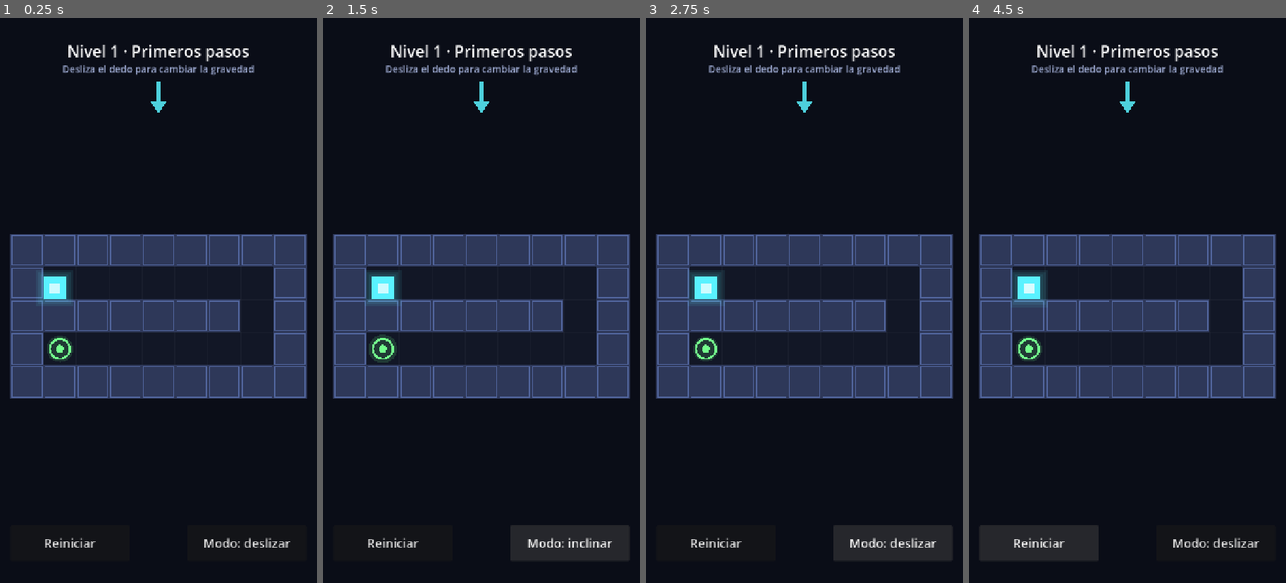
Above: before the commit, frames 1-4 (left to right).
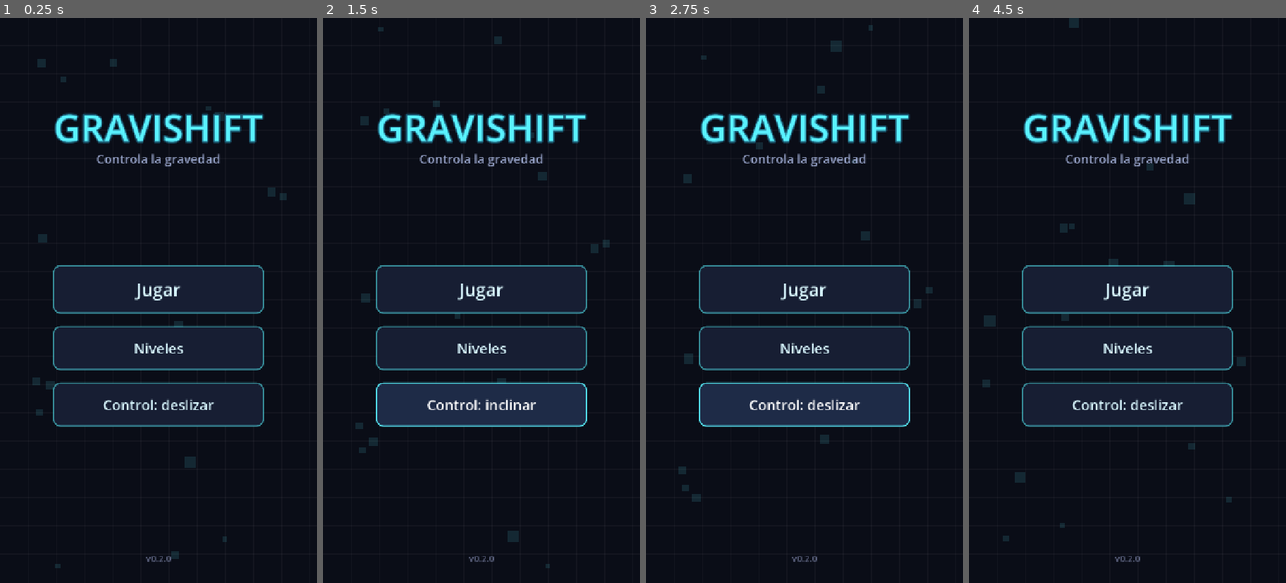
Above: after the commit, the same moments.

Repository: JoseBaena97/GraviShift
Game: Godot game, scene res://scenes/menu.tscn
Two runs of this game, one before a commit and one after it. Both use one fixed random seed, a clock stepped at 60 frames per second and the inputs below. Before the commit the project starts from res://scenes/main.tscn.
Inputs (mouse positions are in pixels of both pictures, inside the frame that each line leads up to):
- Up to frame 1 (0.25 s): no input
- Up to frame 2 (1.5 s): click (392, 543) at 0.5 s, where only the run before the commit has a clickable "Reiniciar"; click "Modo: deslizar" (after the commit: "Control: deslizar") at 1.25 s
- Up to frame 3 (2.75 s): click "Modo: inclinar" (after the commit: "Control: inclinar") at 2 s
- Up to frame 4 (4.5 s): click (1127, 345) at 2.75 s, where only the run after the commit has a clickable "Niveles"; click (1051, 277) at 3.5 s, where only the run after the commit has a clickable "1"; click (1026, 543) at 4.25 s, where only the run after the commit has a clickable "Menú"

The runs differ from the first frame. In frame 1, 27% of the frame differs, in the area x 3-97%, y 4-98%; in frame 2, 27%; in frame 3, 27%; in frame 4, 29%, in the area x 3-97%, y 0-97%.

Commit message:
Prototipo inicial de GraviShift
Juego de puzles 2D para Android (Godot 4.7) en el que se guía un cubo
de energía hasta la salida cambiando la dirección de la gravedad.

- Gravedad global del espacio físico, controlada deslizando el dedo,
  inclinando el móvil (sensor de gravedad/acelerómetro) o con el teclado
- Cinco niveles definidos como mapas de texto, con paredes fusionadas
  en rectángulos para evitar enganches en las juntas
- Menú principal, selector de niveles y guardado del progreso
- HUD adaptado al área segura (cámara frontal y barra de gestos)
- Script de validación que resuelve cada nivel mediante BFS

Diff:
--- a/project.godot
+++ b/project.godot
@@ -16,9 +16,15 @@
 
 config/name="GraviShift"
 config/description="Puzles de gravedad: guía el cubo de energía hasta la salida."
-run/main_scene="res://scenes/main.tscn"
+run/main_scene="res://scenes/menu.tscn"
+config/version="0.2.0"
 config/features=PackedStringArray("4.7", "Mobile")
+config/quit_on_go_back=false
 boot_splash/bg_color=Color(0.04, 0.05, 0.09, 1)
+
+[autoload]
+
+Game="*res://scripts/game.gd"
 
 [display]
 
@@ -30,9 +36,15 @@
 window/stretch/aspect="expand"
 window/handheld/orientation=1
 
+[gui]
+
+theme/custom="res://ui/theme.tres"
+
 [input_devices]
 
 pointing/emulate_touch_from_mouse=true
+sensors/enable_accelerometer=true
+sensors/enable_gravity=true
 
 [physics]
 
--- a/scenes/main.tscn
+++ b/scenes/main.tscn
@@ -18,7 +18,12 @@
 
 [node name="HUD" type="CanvasLayer" parent="."]
 
-[node name="LevelLabel" type="Label" parent="HUD"]
+[node name="TopBar" type="Control" parent="HUD"]
+anchor_right = 1.0
+offset_bottom = 230.0
+mouse_filter = 2
+
+[node name="LevelLabel" type="Label" parent="HUD/TopBar"]
 anchor_right = 1.0
 offset_top = 50.0
 offset_bottom = 100.0
@@ -26,7 +31,7 @@
 text = "Nivel 1"
 horizontal_alignment = 1
 
-[node name="HintLabel" type="Label" parent="HUD"]
+[node name="HintLabel" type="Label" parent="HUD/TopBar"]
 anchor_right = 1.0
 offset_top = 100.0
 offset_bottom = 135.0
@@ -34,7 +39,7 @@
 theme_override_font_sizes/font_size = 22
 horizontal_alignment = 1
 
-[node name="GravityArrow" type="Control" parent="HUD"]
+[node name="GravityArrow" type="Control" parent="HUD/TopBar"]
 anchor_left = 0.5
 anchor_right = 0.5
 offset_left = -45.0
@@ -56,29 +61,35 @@
 horizontal_alignment = 1
 vertical_alignment = 1
 
-[node name="RestartButton" type="Button" parent="HUD"]
+[node name="Buttons" type="HBoxContainer" parent="HUD"]
 anchor_top = 1.0
+anchor_right = 1.0
 anchor_bottom = 1.0
 offset_left = 24.0
 offset_top = -130.0
-offset_right = 294.0
+offset_right = -24.0
 offset_bottom = -50.0
+mouse_filter = 2
+theme_override_constants/separation = 12
+
+[node name="MenuButton" type="Button" parent="HUD/Buttons"]
+size_flags_horizontal = 3
 focus_mode = 0
-theme_override_font_sizes/font_size = 28
+theme_override_font_sizes/font_size = 26
+text = "Menú"
+
+[node name="RestartButton" type="Button" parent="HUD/Buttons"]
+size_flags_horizontal = 3
+focus_mode = 0
+theme_override_font_sizes/font_size = 26
 text = "Reiniciar"
 
-[node name="ModeButton" type="Button" parent="HUD"]
-anchor_left = 1.0
-anchor_top = 1.0
-anchor_right = 1.0
-anchor_bottom = 1.0
-offset_left = -294.0
-offset_top = -130.0
-offset_right = -24.0
-offset_bottom = -50.0
+[node name="ModeButton" type="Button" parent="HUD/Buttons"]
+size_flags_horizontal = 3
 focus_mode = 0
-theme_override_font_sizes/font_size = 28
-text = "Modo: deslizar"
+theme_override_font_sizes/font_size = 26
+text = "Deslizar"
 
-[connection signal="pressed" from="HUD/RestartButton" to="." method="_on_restart_pressed"]
-[connection signal="pressed" from="HUD/ModeButton" to="." method="_on_mode_pressed"]
+[connection signal="pressed" from="HUD/Buttons/MenuButton" to="." method="_on_menu_pressed"]
+[connection signal="pressed" from="HUD/Buttons/RestartButton" to="." method="_on_restart_pressed"]
+[connection signal="pressed" from="HUD/Buttons/ModeButton" to="." method="_on_mode_pressed"]
--- /dev/null
+++ b/scenes/menu.tscn
@@ -0,0 +1,104 @@
+[gd_scene load_steps=2 format=3]
+
+[ext_resource type="Script" path="res://scripts/menu.gd" id="1_menu"]
+
+[node name="Menu" type="Control"]
+anchors_preset = 15
+anchor_right = 1.0
+anchor_bottom = 1.0
+grow_horizontal = 2
+grow_vertical = 2
+script = ExtResource("1_menu")
+
+[node name="Title" type="Label" parent="."]
+anchor_right = 1.0
+offset_top = 190.0
+offset_bottom = 300.0
+theme_override_colors/font_color = Color(0.35, 0.95, 1, 1)
+theme_override_colors/font_outline_color = Color(0.1, 0.35, 0.45, 1)
+theme_override_constants/outline_size = 12
+theme_override_font_sizes/font_size = 84
+text = "GRAVISHIFT"
+horizontal_alignment = 1
+vertical_alignment = 1
+
+[node name="Subtitle" type="Label" parent="."]
+anchor_right = 1.0
+offset_top = 300.0
+offset_bottom = 350.0
+theme_override_colors/font_color = Color(0.6, 0.65, 0.8, 1)
+theme_override_font_sizes/font_size = 28
+text = "Controla la gravedad"
+horizontal_alignment = 1
+
+[node name="MainPanel" type="VBoxContainer" parent="."]
+anchor_left = 0.5
+anchor_top = 0.5
+anchor_right = 0.5
+anchor_bottom = 0.5
+offset_left = -240.0
+offset_top = -80.0
+offset_right = 240.0
+offset_bottom = 300.0
+theme_override_constants/separation = 28
+
+[node name="PlayButton" type="Button" parent="MainPanel"]
+custom_minimum_size = Vector2(0, 110)
+focus_mode = 0
+theme_override_font_sizes/font_size = 40
+text = "Jugar"
+
+[node name="LevelsButton" type="Button" parent="MainPanel"]
+custom_minimum_size = Vector2(0, 100)
+focus_mode = 0
+text = "Niveles"
+
+[node name="ModeButton" type="Button" parent="MainPanel"]
+custom_minimum_size = Vector2(0, 100)
+focus_mode = 0
+text = "Control: deslizar"
+
+[node name="LevelsPanel" type="VBoxContainer" parent="."]
+visible = false
+anchor_left = 0.5
+anchor_top = 0.5
+anchor_right = 0.5
+anchor_bottom = 0.5
+offset_left = -260.0
+offset_top = -220.0
+offset_right = 260.0
+offset_bottom = 460.0
+theme_override_constants/separation = 36
+
+[node name="LevelsTitle" type="Label" parent="LevelsPanel"]
+theme_override_font_sizes/font_size = 40
+text = "Niveles"
+horizontal_alignment = 1
+
+[node name="LevelGrid" type="GridContainer" parent="LevelsPanel"]
+size_flags_horizontal = 4
+theme_override_constants/h_separation = 24
+theme_override_constants/v_separation = 24
+columns = 3
+
+[node name="BackButton" type="Button" parent="LevelsPanel"]
+custom_minimum_size = Vector2(280, 100)
+size_flags_horizontal = 4
+focus_mode = 0
+text = "Volver"
+
+[node name="VersionLabel" type="Label" parent="."]
+anchor_top = 1.0
+anchor_right = 1.0
+anchor_bottom = 1.0
+offset_top = -70.0
+offset_bottom = -30.0
+theme_override_colors/font_color = Color(0.4, 0.43, 0.55, 1)
+theme_override_font_sizes/font_size = 20
+text = "v0.2.0"
+horizontal_alignment = 1
+
+[connection signal="pressed" from="MainPanel/PlayButton" to="." method="_on_play_pressed"]
+[connection signal="pressed" from="MainPanel/LevelsButton" to="." method="_on_levels_pressed"]
+[connection signal="pressed" from="MainPanel/ModeButton" to="." method="_on_mode_pressed"]
+[connection signal="pressed" from="LevelsPanel/BackButton" to="." method="_on_back_pressed"]
--- /dev/null
+++ b/scripts/game.gd
@@ -0,0 +1,88 @@
+extends Node
+
+## Estado global que sobrevive a los cambios de escena: progreso, opciones
+## y nivel seleccionado. Registrado como autoload "Game" en project.godot.
+
+const SAVE_PATH := "user://save.cfg"
+const MENU_SCENE := "res://scenes/menu.tscn"
+const GAME_SCENE := "res://scenes/main.tscn"
+
+var completed_levels := 0  # Los niveles 0..completed_levels-1 están superados.
+var tilt_mode := false
+var current_level := 0
+
+
+func _ready() -> void:
+	load_progress()
+
+
+func level_count() -> int:
+	return Levels.DATA.size()
+
+
+func is_unlocked(index: int) -> bool:
+	return index <= completed_levels
+
+
+func is_completed(index: int) -> bool:
+	return index < completed_levels
+
+
+## Primer nivel sin superar, o el último si ya se han superado todos.
+func next_level_to_play() -> int:
+	return mini(completed_levels, level_count() - 1)
+
+
+func complete_level(index: int) -> void:
+	completed_levels = maxi(completed_levels, index + 1)
+	save_progress()
+
+
+func set_tilt_mode(enabled: bool) -> void:
+	tilt_mode = enabled
+	save_progress()
+
+
+func start_level(index: int) -> void:
+	current_level = index
+	get_tree().change_scene_to_file(GAME_SCENE)
+
+
+func go_to_menu() -> void:
+	get_tree().change_scene_to_file(MENU_SCENE)
+
+
+## Espacio que ocupan arriba la cámara frontal / muesca y abajo la barra de
+## gestos, en unidades del viewport: Vector2(arriba, abajo).
+## En escritorio devuelve cero: allí el "área segura" excluye la barra de
+## tareas y no tiene nada que ver con la ventana del juego.
+func safe_area_insets() -> Vector2:
+	if not OS.has_feature("mobile"):
+		return Vector2.ZERO
+	var safe := DisplayServer.get_display_safe_area()
+	var window := DisplayServer.window_get_size()
+	if window.y == 0:
+		return Vector2.ZERO
+	# Píxeles físicos -> unidades del viewport (el juego se escala para
+	# encajar en la pantalla, ver display/window/stretch).
+	var scale := get_viewport().get_visible_rect().size.y / window.y
+	return Vector2(safe.position.y, window.y - safe.end.y) * scale
+
+
+# --- Guardado ----------------------------------------------------------------
+# ConfigFile guarda un .ini sencillo en user://, que en Android es la carpeta
+# privada de la app (se borra al desinstalar).
+
+func save_progress() -> void:
+	var config := ConfigFile.new()
+	config.set_value("progress", "completed_levels", completed_levels)
+	config.set_value("options", "tilt_mode", tilt_mode)
+	config.save(SAVE_PATH)
+
+
+func load_progress() -> void:
+	var config := ConfigFile.new()
+	if config.load(SAVE_PATH) != OK:
+		return  # Primera partida.
+	completed_levels = clampi(config.get_value("progress", "completed_levels", 0), 0, level_count())
+	tilt_mode = config.get_value("options", "tilt_mode", false)
--- a/scripts/main.gd
+++ b/scripts/main.gd
@@ -18,16 +18,18 @@
 @onready var level: Level = $Level
 @onready var cube: Cube = $Cube
 @onready var camera: Camera2D = $Camera2D
-@onready var level_label: Label = $HUD/LevelLabel
-@onready var hint_label: Label = $HUD/HintLabel
-@onready var gravity_arrow: GravityArrow = $HUD/GravityArrow
+@onready var top_bar: Control = $HUD/TopBar
+@onready var level_label: Label = $HUD/TopBar/LevelLabel
+@onready var hint_label: Label = $HUD/TopBar/HintLabel
+@onready var gravity_arrow: GravityArrow = $HUD/TopBar/GravityArrow
 @onready var message_label: Label = $HUD/MessageLabel
-@onready var mode_button: Button = $HUD/ModeButton
+@onready var buttons: Control = $HUD/Buttons
+@onready var mode_button: Button = $HUD/Buttons/ModeButton
 
 var current_level := 0
 var gravity_dir := Vector2.DOWN
-var tilt_mode := false
-
+
+var _insets := Vector2.ZERO  # Área segura (arriba, abajo), ver Game.safe_area_insets().
 var _swipe_start := Vector2.ZERO
 var _swiping := false
 var _busy := false  # true mientras se gana, se muere o se carga un nivel.
@@ -36,19 +38,21 @@
 func _ready() -> void:
 	level.exit_reached.connect(_on_exit_reached)
 	level.hazard_touched.connect(_on_hazard_touched)
-	get_viewport().size_changed.connect(_fit_camera)
+	get_viewport().size_changed.connect(_apply_safe_area)
+	_apply_safe_area()
 	_update_mode_button()
-	load_level(0)
+	load_level(Game.current_level)
 
 
 func load_level(index: int) -> void:
 	_busy = true
 	current_level = index
+	Game.current_level = index
 	var data: Dictionary = Levels.DATA[index]
 	level.build(data["map"])
 	_fit_camera()
 	level_label.text = "Nivel %d · %s" % [index + 1, data["name"]]
-	hint_label.text = data["hint"]
+	hint_label.text = _hint_for(data)
 	message_label.hide()
 	set_gravity(Vector2.DOWN)
 	cube.teleport(level.to_global(level.start_position))
@@ -62,6 +66,13 @@
 	_busy = false
 
 
+func _hint_for(data: Dictionary) -> String:
+	# La pista del primer nivel depende del modo de control elegido.
+	if current_level == 0 and Game.tilt_mode:
+		return "Inclina el móvil para cambiar la gravedad"
+	return data["hint"]
+
+
 func set_gravity(direction: Vector2) -> void:
 	gravity_dir = direction.normalized()
 	# Cambia la gravedad de todo el espacio físico; la magnitud viene de
@@ -72,6 +83,12 @@
 
 
 # --- Entrada -----------------------------------------------------------------
+
+func _notification(what: int) -> void:
+	# Botón "atrás" de Android.
+	if what == NOTIFICATION_WM_GO_BACK_REQUEST:
+		Game.go_to_menu()
+
 
 func _unhandled_input(event: InputEvent) -> void:
 	if event is InputEventScreenTouch:
@@ -81,7 +98,7 @@
 		var delta: Vector2 = event.position - _swipe_start
 		if delta.length() >= SWIPE_MIN_DISTANCE:
 			_swiping = false  # Un gesto = un cambio de gravedad.
-			if not tilt_mode:
+			if not Game.tilt_mode:
 				set_gravity(_snap_to_axis(delta))
 	elif event is InputEventKey and event.pressed and not event.echo:
 		# Teclado: para probar en el PC.
@@ -98,12 +115,18 @@
 				_on_restart_pressed()
 			KEY_T:
 				_on_mode_pressed()
+			KEY_ESCAPE:
+				Game.go_to_menu()
 
 
 func _physics_process(delta: float) -> void:
-	if not tilt_mode:
-		return
+	if not Game.tilt_mode:
+		return
+	# El sensor de gravedad ya filtra los movimientos bruscos; si el móvil no
+	# lo tiene, usamos el acelerómetro, que da la misma lectura pero con ruido.
 	var g := Input.get_gravity()
+	if g.is_zero_approx():
+		g = Input.get_accelerometer()
 	var target := Vector2(g.x, -g.y) * TILT_SIGN  # El eje Y del sensor apunta hacia arriba.
 	if target.length() < TILT_DEADZONE:
 		return
@@ -125,11 +148,15 @@
 		return
 	_busy = true
 	cube.hide()
-	var last := current_level == Levels.DATA.size() - 1
+	Game.complete_level(current_level)
+	var last := current_level == Game.level_count() - 1
 	message_label.text = "¡Has completado\ntodos los niveles!" if last else "¡Nivel completado!"
 	message_label.show()
 	await get_tree().create_timer(2.5 if last else 1.2).timeout
-	load_level(0 if last else current_level + 1)
+	if last:
+		Game.go_to_menu()
+	else:
+		load_level(current_level + 1)
 
 
 func _on_hazard_touched() -> void:
@@ -146,26 +173,43 @@
 		load_level(current_level)
 
 
+func _on_menu_pressed() -> void:
+	Game.go_to_menu()
+
+
 func _on_mode_pressed() -> void:
-	tilt_mode = not tilt_mode
-	if not tilt_mode:
+	Game.set_tilt_mode(not Game.tilt_mode)
+	if not Game.tilt_mode:
 		set_gravity(_snap_to_axis(gravity_dir))
 	_update_mode_button()
+	hint_label.text = _hint_for(Levels.DATA[current_level])
 
 
 func _update_mode_button() -> void:
-	mode_button.text = "Modo: inclinar" if tilt_mode else "Modo: deslizar"
-
-
-# --- Cámara ------------------------------------------------------------------
+	mode_button.text = "Inclinar" if Game.tilt_mode else "Deslizar"
+
+
+# --- Cámara y área segura ----------------------------------------------------
+
+## Aparta el HUD de la cámara frontal y de la barra de gestos.
+func _apply_safe_area() -> void:
+	_insets = Game.safe_area_insets()
+	top_bar.offset_top = _insets.x
+	top_bar.offset_bottom = HUD_TOP + _insets.x
+	buttons.offset_top = -130.0 - _insets.y
+	buttons.offset_bottom = -50.0 - _insets.y
+	_fit_camera()
+
 
 ## Encaja el nivel en el hueco que deja libre el HUD, sea cual sea la pantalla.
 func _fit_camera() -> void:
 	var view := get_viewport_rect().size
-	var available := view - Vector2(SIDE_MARGIN * 2, HUD_TOP + HUD_BOTTOM)
+	var hud_top := HUD_TOP + _insets.x
+	var hud_bottom := HUD_BOTTOM + _insets.y
+	var available := view - Vector2(SIDE_MARGIN * 2, hud_top + hud_bottom)
 	var level_size := level.pixel_size()
 	var zoom := minf(MAX_ZOOM, minf(available.x / level_size.x, available.y / level_size.y))
 	camera.zoom = Vector2(zoom, zoom)
 	# El hueco libre no está centrado verticalmente (el HUD de arriba es más
 	# alto), así que desplazamos la cámara para compensar.
-	camera.position = level_size / 2 - Vector2(0, (HUD_TOP - HUD_BOTTOM) / 2) / zoom
+	camera.position = level_size / 2 - Vector2(0, (hud_top - hud_bottom) / 2) / zoom
--- /dev/null
+++ b/scripts/menu.gd
@@ -0,0 +1,139 @@
+extends Control
+
+## Menú principal y selector de niveles.
+
+const LEVEL_BUTTON_SIZE := Vector2(150, 150)
+const COMPLETED_COLOR := Color(0.45, 1.0, 0.55)
+const PARTICLE_COLOR := Color(0.35, 0.95, 1.0, 0.12)
+const GRID_COLOR := Color(1, 1, 1, 0.035)
+const GRID_STEP := 64.0
+
+## Fondo decorativo: cubos que caen y cuya gravedad gira cada pocos segundos.
+const PARTICLE_COUNT := 18
+const GRAVITY_CHANGE_INTERVAL := 3.0
+
+@onready var main_panel: Control = $MainPanel
+@onready var levels_panel: Control = $LevelsPanel
+@onready var play_button: Button = $MainPanel/PlayButton
+@onready var mode_button: Button = $MainPanel/ModeButton
+@onready var level_grid: GridContainer = $LevelsPanel/LevelGrid
+@onready var version_label: Label = $VersionLabel
+
+var _particles: Array[Vector2] = []
+var _particle_speeds: Array[float] = []
+var _particle_gravity := Vector2.DOWN
+var _gravity_timer := 0.0
+
+
+func _ready() -> void:
+	version_label.text = "v%s" % ProjectSettings.get_setting("application/config/version")
+	_update_play_button()
+	_update_mode_button()
+	_build_level_grid()
+	_show_levels(false)
+
+	var area := get_viewport_rect().size
+	for i in PARTICLE_COUNT:
+		_particles.append(Vector2(randf() * area.x, randf() * area.y))
+		_particle_speeds.append(randf_range(40.0, 140.0))
+
+
+func _notification(what: int) -> void:
+	# Botón "atrás" de Android.
+	if what == NOTIFICATION_WM_GO_BACK_REQUEST:
+		_go_back()
+
+
+func _unhandled_input(event: InputEvent) -> void:
+	if event is InputEventKey and event.pressed and event.keycode == KEY_ESCAPE:
+		_go_back()
+
+
+func _go_back() -> void:
+	if levels_panel.visible:
+		_show_levels(false)
+	else:
+		get_tree().quit()
+
+
+func _show_levels(open: bool) -> void:
+	levels_panel.visible = open
+	main_panel.visible = not open
+
+
+func _update_play_button() -> void:
+	var done := Game.completed_levels
+	if done == 0 or done >= Game.level_count():
+		play_button.text = "Jugar"
+	else:
+		play_button.text = "Continuar · Nivel %d" % (done + 1)
+
+
+func _update_mode_button() -> void:
+	mode_button.text = "Control: inclinar" if Game.tilt_mode else "Control: deslizar"
+
+
+func _build_level_grid() -> void:
+	for child in level_grid.get_children():
+		child.queue_free()
+	for i in Game.level_count():
+		var button := Button.new()
+		button.custom_minimum_size = LEVEL_BUTTON_SIZE
+		button.text = str(i + 1)
+		button.focus_mode = Control.FOCUS_NONE
+		button.add_theme_font_size_override("font_size", 52)
+		button.disabled = not Game.is_unlocked(i)
+		if Game.is_completed(i):
+			button.add_theme_color_override("font_color", COMPLETED_COLOR)
+		button.pressed.connect(Game.start_level.bind(i))
+		level_grid.add_child(button)
+
+
+func _on_play_pressed() -> void:
+	# Si ya se han superado todos, se empieza desde el primero.
+	var all_done := Game.completed_levels >= Game.level_count()
+	Game.start_level(0 if all_done else Game.next_level_to_play())
+
+
+func _on_levels_pressed() -> void:
+	_show_levels(true)
+
+
+func _on_back_pressed() -> void:
+	_show_levels(false)
+
+
+func _on_mode_pressed() -> void:
+	Game.set_tilt_mode(not Game.tilt_mode)
+	_update_mode_button()
+
+
+# --- Fondo animado -----------------------------------------------------------
+
+func _process(delta: float) -> void:
+	_gravity_timer += delta
+	if _gravity_timer >= GRAVITY_CHANGE_INTERVAL:
+		_gravity_timer = 0.0
+		var turn := PI / 2 if randf() < 0.5 else -PI / 2
+		_particle_gravity = _particle_gravity.rotated(turn).round()
+
+	var area := size
+	for i in _particles.size():
+		var p := _particles[i] + _particle_gravity * _particle_speeds[i] * delta
+		_particles[i] = Vector2(fposmod(p.x, area.x), fposmod(p.y, area.y))
+	queue_redraw()
+
+
+func _draw() -> void:
+	var x := GRID_STEP
+	while x < size.x:
+		draw_line(Vector2(x, 0), Vector2(x, size.y), GRID_COLOR)
+		x += GRID_STEP
+	var y := GRID_STEP
+	while y < size.y:
+		draw_line(Vector2(0, y), Vector2(size.x, y), GRID_COLOR)
+		y += GRID_STEP
+
+	for i in _particles.size():
+		var side := remap(_particle_speeds[i], 40.0, 140.0, 10.0, 26.0)
+		draw_rect(Rect2(_particles[i] - Vector2(side, side) / 2, Vector2(side, side)), PARTICLE_COLOR)
--- /dev/null
+++ b/ui/theme.tres
@@ -0,0 +1,80 @@
+[gd_resource type="Theme" load_steps=6 format=3]
+
+[sub_resource type="StyleBoxFlat" id="StyleBoxFlat_normal"]
+content_margin_left = 24.0
+content_margin_top = 16.0
+content_margin_right = 24.0
+content_margin_bottom = 16.0
+bg_color = Color(0.09, 0.12, 0.2, 1)
+border_width_left = 3
+border_width_top = 3
+border_width_right = 3
+border_width_bottom = 3
+border_color = Color(0.35, 0.95, 1, 0.55)
+corner_radius_top_left = 16
+corner_radius_top_right = 16
+corner_radius_bottom_right = 16
+corner_radius_bottom_left = 16
+
+[sub_resource type="StyleBoxFlat" id="StyleBoxFlat_hover"]
+content_margin_left = 24.0
+content_margin_top = 16.0
+content_margin_right = 24.0
+content_margin_bottom = 16.0
+bg_color = Color(0.12, 0.17, 0.28, 1)
+border_width_left = 3
+border_width_top = 3
+border_width_right = 3
+border_width_bottom = 3
+border_color = Color(0.35, 0.95, 1, 0.9)
+corner_radius_top_left = 16
+corner_radius_top_right = 16
+corner_radius_bottom_right = 16
+corner_radius_bottom_left = 16
+
+[sub_resource type="StyleBoxFlat" id="StyleBoxFlat_pressed"]
+content_margin_left = 24.0
+content_margin_top = 16.0
+content_margin_right = 24.0
+content_margin_bottom = 16.0
+bg_color = Color(0.2, 0.55, 0.65, 1)
+border_width_left = 3
+border_width_top = 3
+border_width_right = 3
+border_width_bottom = 3
+border_color = Color(0.35, 0.95, 1, 1)
+corner_radius_top_left = 16
+corner_radius_top_right = 16
+corner_radius_bottom_right = 16
+corner_radius_bottom_left = 16
+
+[sub_resource type="StyleBoxFlat" id="StyleBoxFlat_disabled"]
+content_margin_left = 24.0
+content_margin_top = 16.0
+content_margin_right = 24.0
+content_margin_bottom = 16.0
+bg_color = Color(0.07, 0.08, 0.12, 1)
+border_width_left = 3
+border_width_top = 3
+border_width_right = 3
+border_width_bottom = 3
+border_color = Color(0.3, 0.33, 0.45, 0.4)
+corner_radius_top_left = 16
+corner_radius_top_right = 16
+corner_radius_bottom_right = 16
+corner_radius_bottom_left = 16
+
+[sub_resource type="StyleBoxEmpty" id="StyleBoxEmpty_focus"]
+
+[resource]
+default_font_size = 28
+Button/colors/font_color = Color(0.85, 0.97, 1, 1)
+Button/colors/font_hover_color = Color(1, 1, 1, 1)
+Button/colors/font_pressed_color = Color(1, 1, 1, 1)
+Button/colors/font_disabled_color = Color(0.4, 0.43, 0.55, 1)
+Button/font_sizes/font_size = 32
+Button/styles/disabled = SubResource("StyleBoxFlat_disabled")
+Button/styles/focus = SubResource("StyleBoxEmpty_focus")
+Button/styles/hover = SubResource("StyleBoxFlat_hover")
+Button/styles/normal = SubResource("StyleBoxFlat_normal")
+Button/styles/pressed = SubResource("StyleBoxFlat_pressed")
Not shown, added: export_presets.cfg
Not shown, added: scripts/game.gd.uid
Not shown, added: scripts/menu.gd.uid
